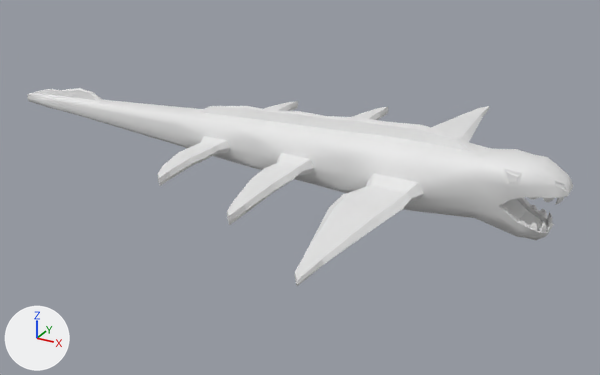
A saved change to the FBX model CliqHere_SubDivided/Assets/FBX/Creature.fbx.
Before and after are seen from a 50 mm camera at (62.1, -119.1, 51.6) aimed at (-3.8, 0.6, -8.3). The axes (+X, +Y, +Z) are drawn at lower left. The lights are the same throughout. The first picture is the older version. Where no turn or scale is listed for an object, it has been applied to the vertices.

Objects in the first picture: 'LargeCreature'.
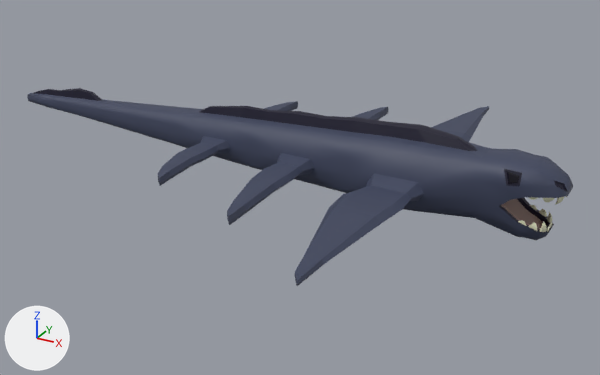
Where the change shows, as pixel boxes (x1, y1, x2, y2) in the pictures (600 x 375 px):
part 1 of me_largecreature_ncl1_1, recoloured (white to dark blue)
    both: (27, 93, 573, 286)
part 2 of me_largecreature_ncl1_1, recoloured
    both: (199, 106, 568, 233)
part 3 of me_largecreature_ncl1_1, recoloured (white to black)
    both: (33, 88, 102, 101)
part 4 of me_largecreature_ncl1_1, recoloured (white to brown)
    both: (501, 199, 543, 230)
part 5 of me_largecreature_ncl1_1, recoloured (white to pale yellow)
    both: (518, 196, 567, 232)
part 6 of me_largecreature_ncl1_1, recoloured
    both: (507, 172, 519, 184)

Patch to the scene script:
```diff
--- a/CliqHere_SubDivided/Assets/FBX/Creature.fbx.py
+++ b/CliqHere_SubDivided/Assets/FBX/Creature.fbx.py
@@ mat_material__16 @@
+mat_material__16 = principled_material('Material #16')
+mat_material__16.base_color = (0.00676, 0.00554, 0.0245)  # black #14112b
+mat_material__16.roughness = 0.571
@@ mat_material__2 @@
+mat_material__2 = principled_material('Material #2')
+mat_material__2.base_color = (0.0476, 0.0586, 0.109)  # dark blue #3e445d
+mat_material__2.roughness = 0.571
@@ mat_material__17 @@
+mat_material__17 = principled_material('Material #17')
+mat_material__17.base_color = (0.00273, 0.00198, 0.0082)  # black #090716
+mat_material__17.roughness = 0.0
@@ mat_material__15 @@
+mat_material__15 = principled_material('Material #15')
+mat_material__15.base_color = (0.69, 0.698, 0.503)  # pale yellow #d8dabc
+mat_material__15.roughness = 0.227
@@ mat_material__14 @@
+mat_material__14 = principled_material('Material #14')
+mat_material__14.base_color = (0.239, 0.135, 0.113)  # brown #86675e
+mat_material__14.roughness = 0.35
@@ me_largecreature_ncl1_1 @@
 me_largecreature_ncl1_1.from_pydata(...)  # 892 vertices, 890 faces; spans x -67.6..42.7, y -40.2..40.2, z -7.4..7.4
 # used by ob_largecreature; location = (0.0, 0.0, 0.0)
+# me_largecreature_ncl1_1 part 1: 530 of the faces centred in x -67.6..42.7, y -39.0..39.0, z -7.3..5.2 switch from no material to mat_material__2 (dark blue #3e445d)
+# me_largecreature_ncl1_1 part 2: 154 of the faces centred in x -23.2..42.6, y -4.8..4.7, z -5.8..7.1 switch from no material to mat_material__16 (black #14112b)
+# me_largecreature_ncl1_1 part 3: 24 of the faces centred in x -65.8..-49.4, y -0.5..0.5, z 0.5..2.8 switch from no material to mat_material__16 (black #14112b)
+# me_largecreature_ncl1_1 part 4: 36 of the faces centred in x 32.0..40.1, y -3.1..3.1, z -6.1..1.8 switch from no material to mat_material__14 (brown #86675e)
+# me_largecreature_ncl1_1 part 5: 136 of the faces centred in x 36.5..42.5, y -3.8..3.8, z -5.4..0.9 switch from no material to mat_material__15 (pale yellow #d8dabc)
+# me_largecreature_ncl1_1 part 6: all 10 faces centred in x 34.3..35.8, y -4.8..4.7, z 2.8..4.0 switch from no material to mat_material__17 (black #090716)
```
